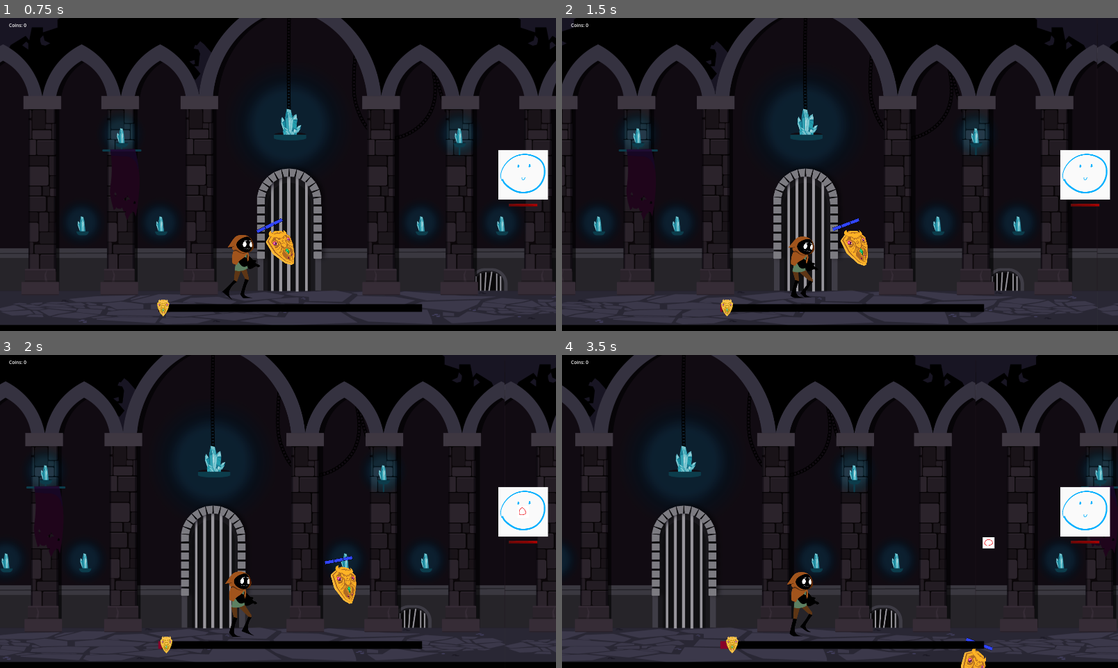
Above: before the commit, frames 1-4 (two rows, left to right).
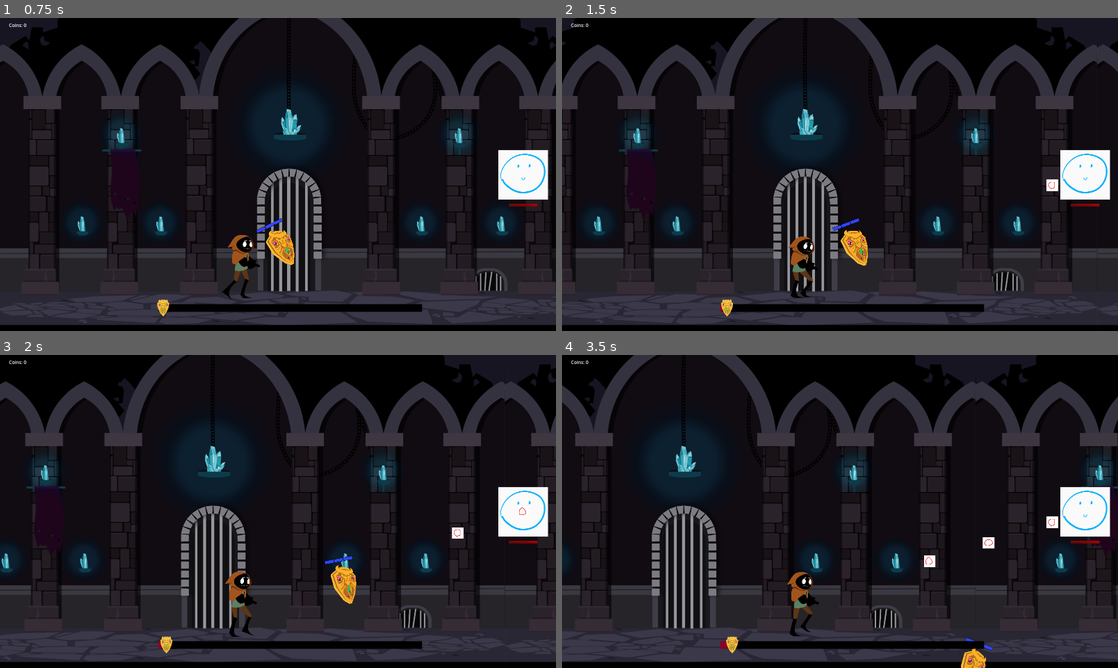
Above: after the commit, the same moments.

Repository: Cookie-Tin-Studios/Heroes-Shield
Game: Godot game, scene res://scenes/menu/main_menu.tscn
The game is run twice, just before and just after one commit, with the same random seed, the same clock (stepped at 60 frames per second) and the same inputs.
Inputs (mouse positions are in pixels of both pictures, inside the frame that each line leads up to):
- Up to frame 1 (0.75 s): click "New Game" at 0.5 s
- Up to frame 2 (1.5 s): move the mouse to (962, 158) at 1.27 s; hold Right (ui_right) from 1.28 s (still down); click (962, 158) at 1.35 s
- Up to frame 3 (2 s): keep holding Right (ui_right)
- Up to frame 4 (3.5 s): move the mouse to (728, 527) at 2.02 s; release Right (ui_right) at 2.03 s; hold Down (ui_down) 2.03-2.78 s; tap Space (shield_dash) at 2.1 s; move the mouse to (895, 442) at 2.77 s; hold Right (ui_right) from 2.78 s (still down); click (895, 442) at 2.85 s

Frame 1 is identical in both runs. In frame 2, less than 0.1% of the frame differs, in the area x 87-90%, y 51-56%; in frame 3, less than 0.1%; in frame 4, 0.2%, in the area x 65-90%, y 51-68%.

Commit message:
MVP boss (no real assets)

Diff:
--- a/scenes/main.tscn
+++ b/scenes/main.tscn
@@ -67,4 +67,4 @@
 
 [node name="boss1-part2" parent="." instance=ExtResource("7_cpj5h")]
 position = Vector2(3604, 1094)
-fire_interval = 2
+fire_interval = 1
--- a/scripts/boss_1.gd
+++ b/scripts/boss_1.gd
@@ -18,7 +18,7 @@
 var shoot_stage_2_health: int
 # Controls fire rate for this scene
 var shots_until_fire = 0             # Internal counter
-@export var fire_interval = 2        # How many ticks to wait before firing again (tweak as needed)
+@export var fire_interval = 1        # How many ticks to wait before firing again (tweak as needed)
 
 
 # Requried for modifying active animation in functions.
@@ -61,6 +61,8 @@
 	if health != 0:
 		animated_sprite.play("idle")
 
+	# We use this to slow down the firing in the later stages.
+	# Otherwise it's BONKERS HARD to beat it.
 	shots_until_fire += 1
 
 	if shots_until_fire >= fire_interval:
@@ -73,10 +75,12 @@
 		# If health below stage 1 but above stage 2, run stage 1
 		if health <= shoot_stage_1_health and health > shoot_stage_2_health:
 			shoot_stage_1()
+			fire_interval = 2 # Slows down firing.
 
 		# If health equal or below stage 2, run stage 2.
 		if health <= shoot_stage_2_health:
 			shoot_stage_2()
+			fire_interval = 3 # Slows down firing even more.
 
 func when_hit() -> void:
 	if health != 0:
--- a/scripts/projectile.gd
+++ b/scripts/projectile.gd
@@ -43,10 +43,6 @@
 			print("when_hit function ran.")
 			queue_free()
 
-		# Remove the projectile after it hits any target.
-		queue_free()
-
-
 func apply_homing(delta: float) -> void:
 	print("homing applied")
 	# Attempt to find the nearest enemy (mob) in the scene
